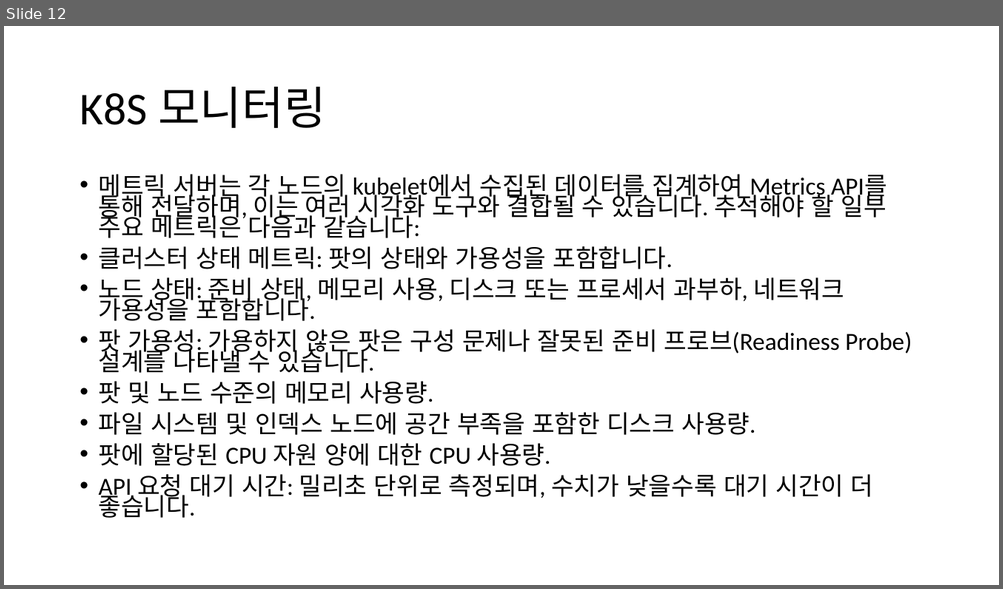
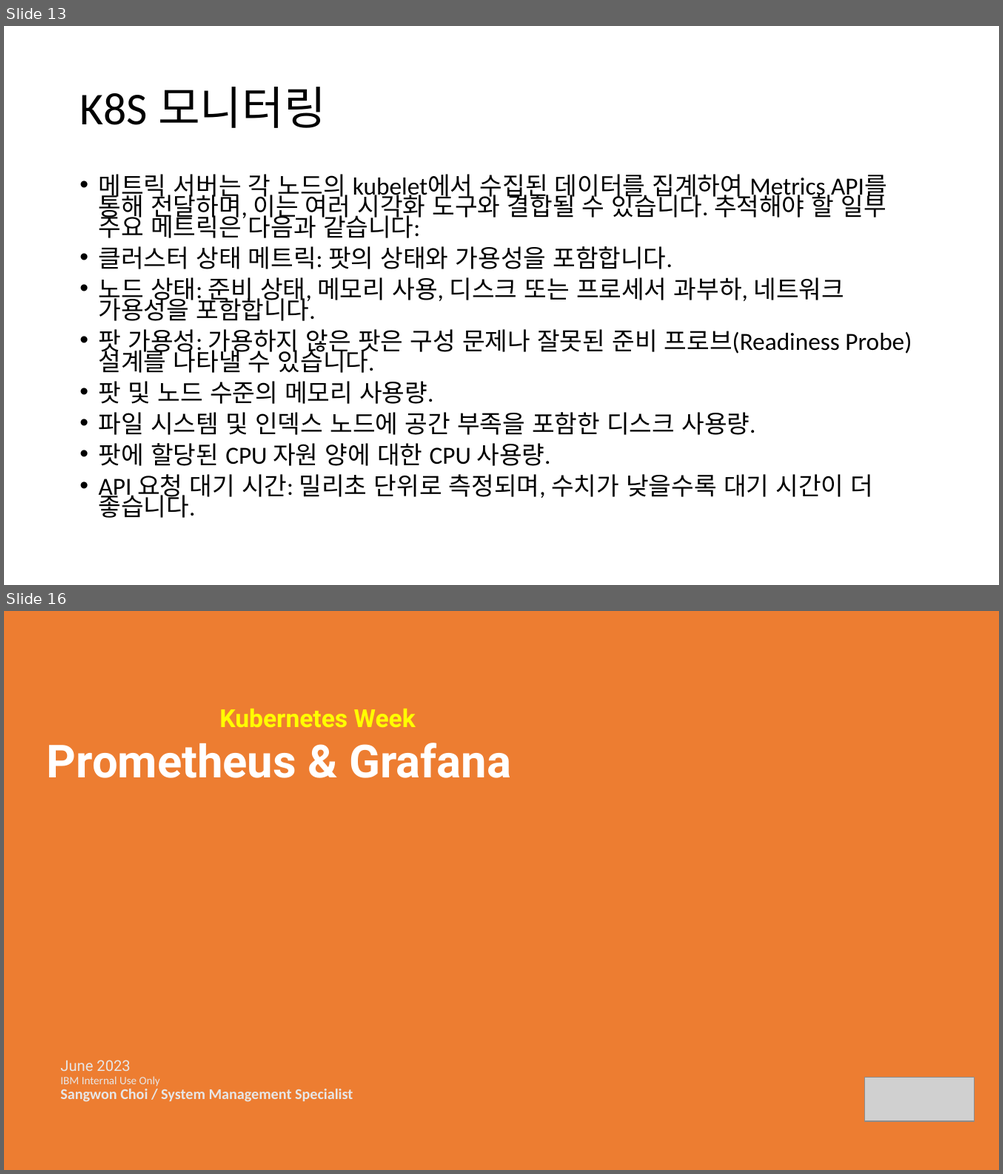
Before and after one commit to sangwonchoi/observability, a slide deck: Session PPT.pptx. Shown one above the other, each under a label of ours: slide 12 before the commit, slides 13 and 16 after it; the slides between them are not shown. The pictures are 1003x589 and 1003x1174 pixels, drawn with LibreOffice and Linux fonts; fonts in the diff are those of the drawing; grey boxes stand for pictures; background and template pictures are left out. Boxes give left, top, right and bottom in pixels: in the first picture for what was removed or moved away, otherwise in the second. Text is boxed around its words. In the diff, an @@ line names an element or a change of style, - is before the commit and + after.

```diff
--- a/Session PPT.pptx
+++ b/Session PPT.pptx
@@ slide 16 added at [4, 611, 999, 1170], background #ED7D31 @@
@@ text added at [219, 709, 415, 727], 24 pt, text #FFFF00, bold @@
+Kubernetes Week
@@ text added at [47, 743, 511, 778], 44 pt, text #FFFFFF, bold @@
+Prometheus & Grafana
@@ title added at [60, 1060, 353, 1102], 14.4 pt, text #E7E6E6, bold @@
+June 2023
+IBM Internal Use Only
+Sangwon Choi / System Management Specialist
@@ picture added at [865, 1077, 974, 1122] @@
@@ what was slide 12 is now slide 13 @@
```
Also in this commit, not shown: 2 slides changed, 15 other slides added, 1 slide removed, 3 other files.
